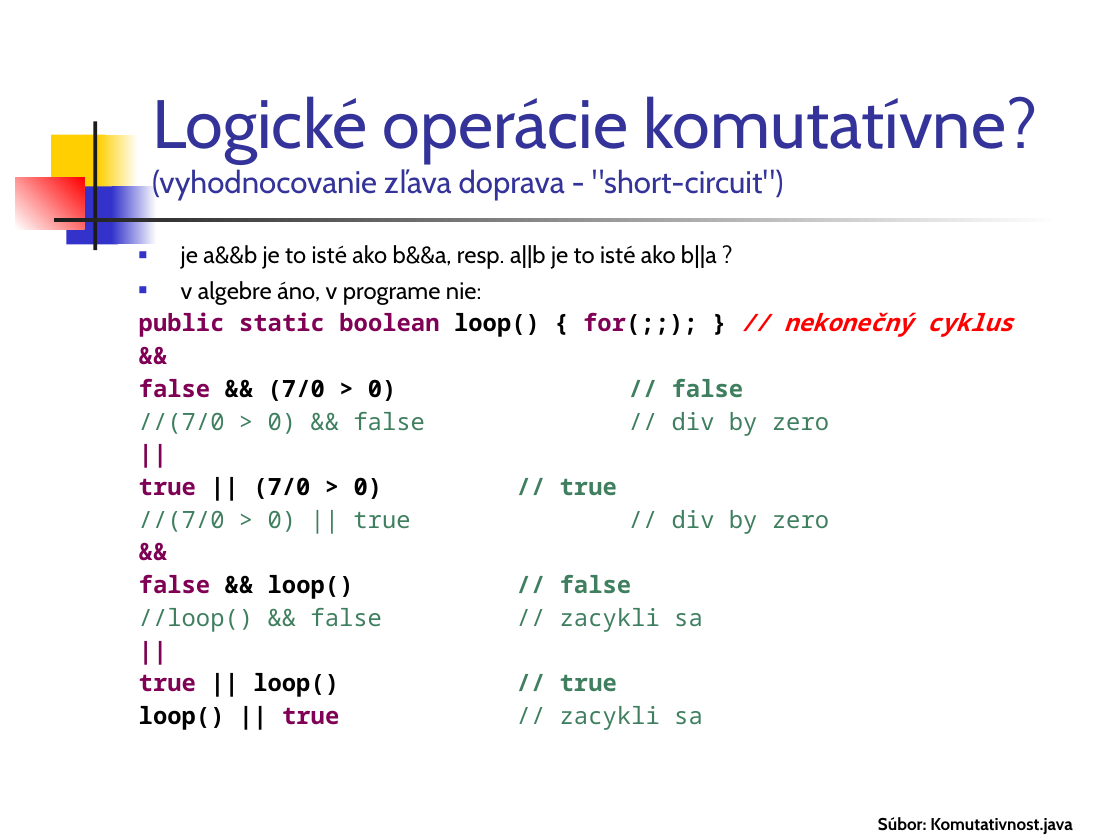
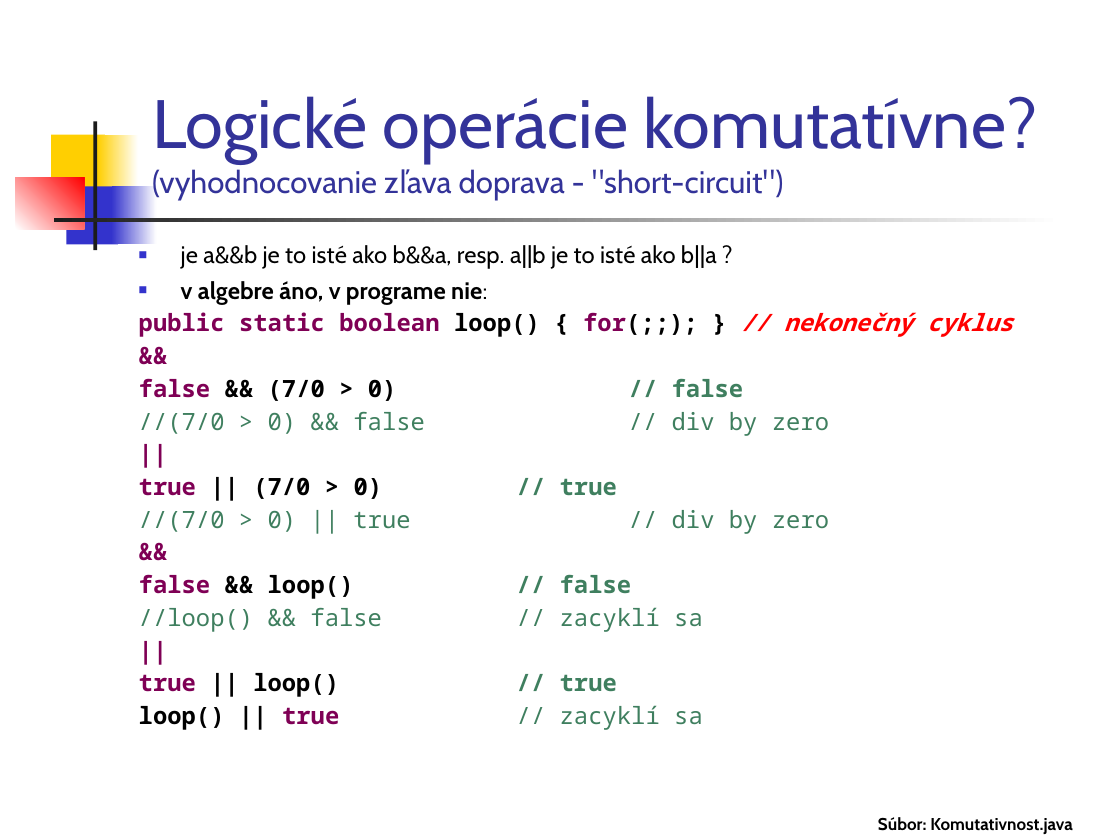
Before and after one commit to Programovanie4/Prednasky, a slide deck: slide 12 of 02/02_java.ppt (slide 9 before the commit). Drawn at 1120x840 pixels with LibreOffice and Linux fonts; fonts in the diff are those of the drawing. Boxes give left, top, right and bottom in pixels: in the first picture for what was removed or moved away, otherwise in the second. Text is boxed around its words. In the diff, an @@ line names an element or a change of style, - is before the commit and + after.

```diff
--- a/02/02_java.ppt
+++ b/02/02_java.ppt
@@ text at (181, 281, 487, 305): bold on in "v algebre áno, v programe nie:" @@
@@ text at (139, 607, 703, 632): text changed @@
-//loop() && false // zacykli sa
+//loop() && false // zacyklí sa
@@ text at (139, 705, 703, 730): text changed @@
-loop() || true // zacykli sa
+loop() || true // zacyklí sa
```
Also in this commit, not shown: 19 other slides changed, 6 slides added, 1 slide removed, 1 other file.
